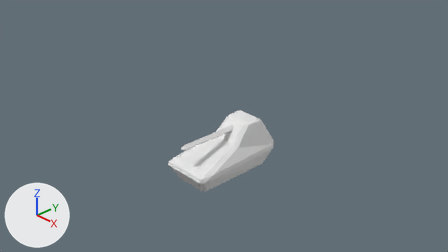
What one commit did to the Blender file pingo/src/blender/stellar7.blend.
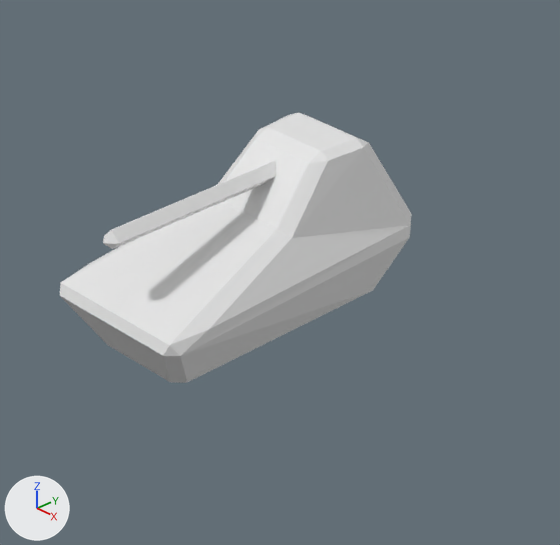
Each version appears first from the file's camera 'Camera', and next in a close-up on the part from 34% to 71% of the width and 30% to 95% of the height. Arrows for +X, +Y and +Z are at lower left; the lights stay in place.

The first close-up shows 'HeavyTank'.
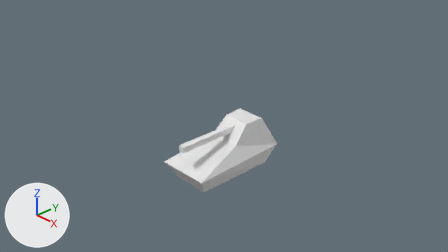
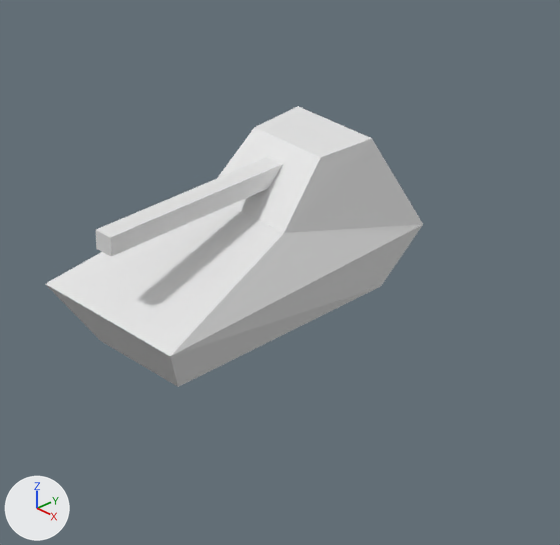
Commit message: add face to bottom of heavy tank

Diff of the bpy script that builds the scene:
```diff
--- a/pingo/src/blender/stellar7.blend.py
+++ b/pingo/src/blender/stellar7.blend.py
@@ ob_heavytank @@
 ob_heavytank.location = (0.0, 0.0, 0.0)
-_m = ob_heavytank.modifiers.new('Bevel', 'BEVEL')
-_m.width = 0.33
-_m.width_pct = 0.33
```

Where the change shows, as pixel boxes (x1, y1, x2, y2) in the close-ups (560 x 545 px):
'HeavyTank', modifiers changed (7% wider): before (60, 112, 412, 383); after (45, 106, 423, 387)
